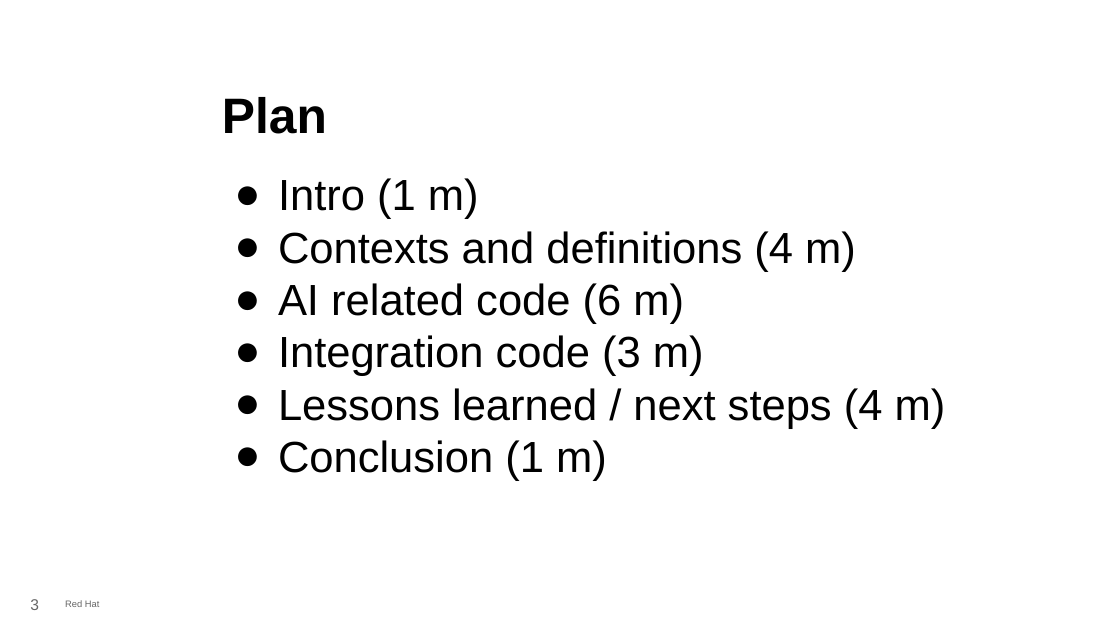
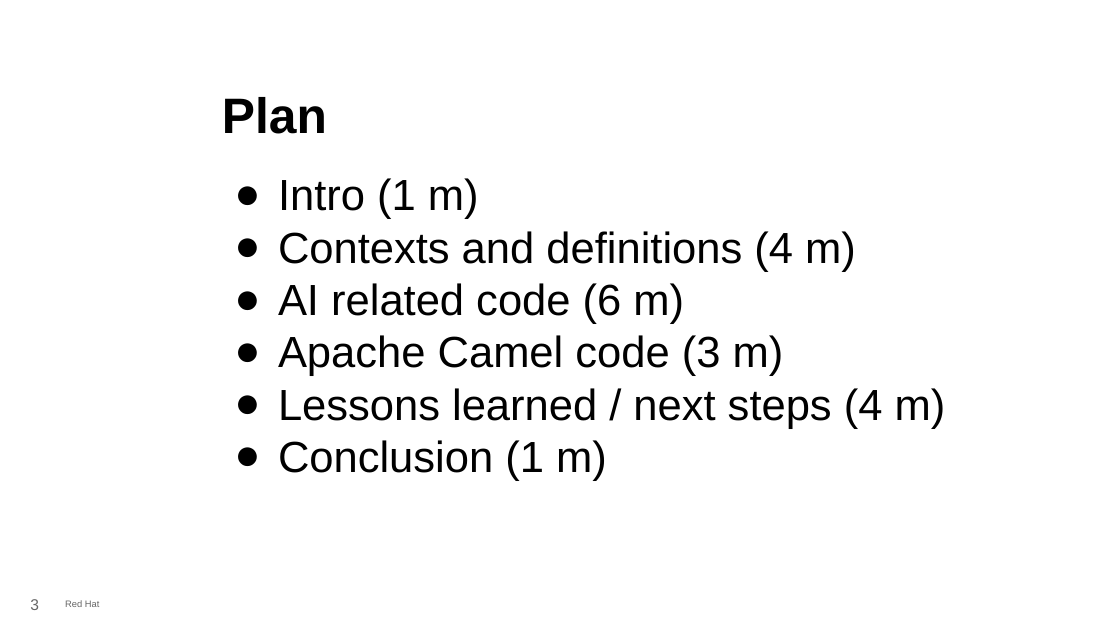
Before and after one commit to aldettinger/jcon-europe-2026, a slide deck: slide 3 of JCON Europe 2026.odp. Drawn at 1120x630 pixels with LibreOffice and Linux fonts; fonts in the diff are those of the drawing; background and template pictures are left out. Boxes give left, top, right and bottom in pixels: in the first picture for what was removed or moved away, otherwise in the second. Text is boxed around its words. In the diff, an @@ line names an element or a change of style, - is before the commit and + after.

```diff
--- a/JCON Europe 2026.odp
+++ b/JCON Europe 2026.odp
@@ text at [278, 335, 784, 376]: text changed @@
-● Integration code (3 m)
+● Apache Camel code (3 m)
```
Also in this commit, not shown: 1 other slide changed, 1 other file.
